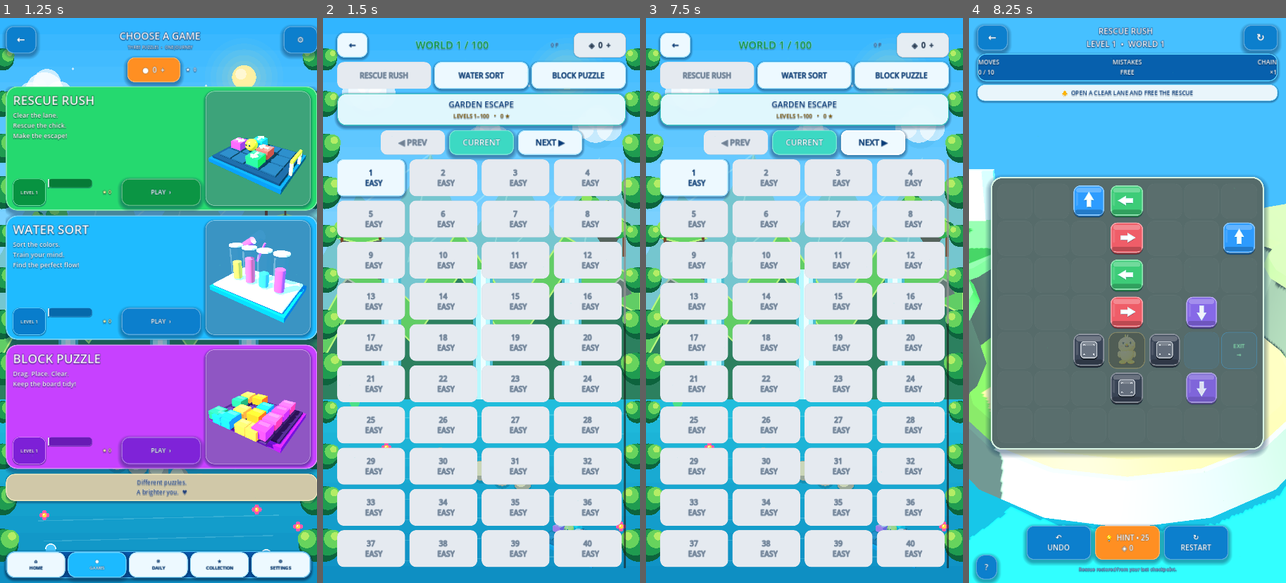
Above: before the commit, frames 1-4 (left to right).
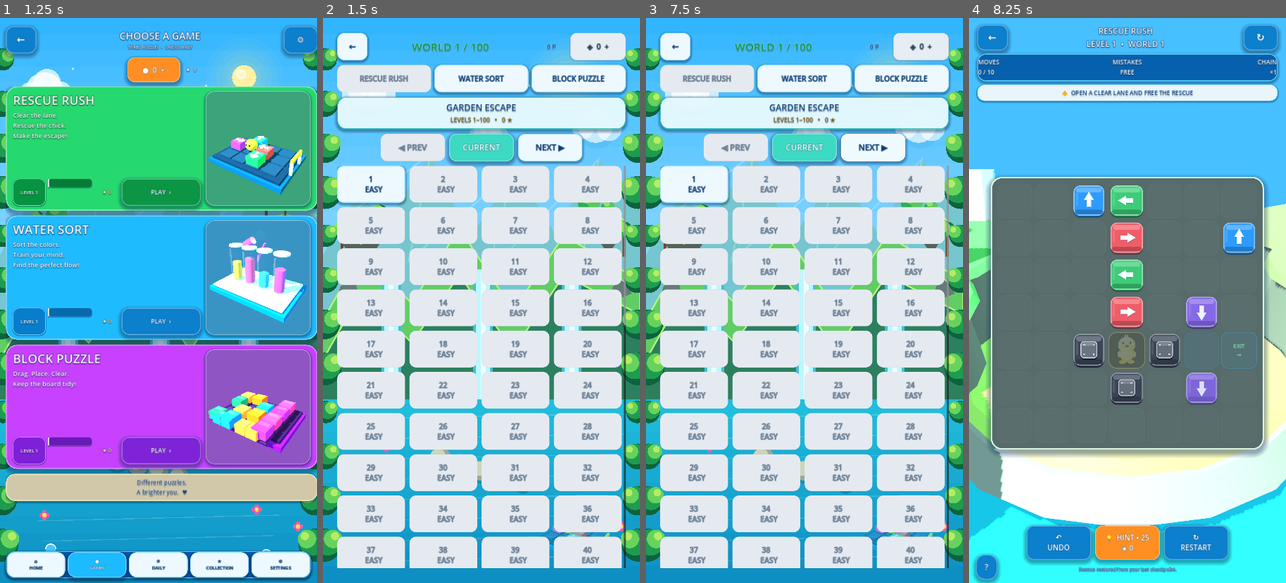
Above: after the commit, the same moments.

Repository: eghosa001/unjam
Game: Godot game, scene res://scenes/Main.tscn
Same seed, same stepped clock (60 frames per second), same inputs: the game is played once before the commit and once after it.
Inputs:
- Up to frame 1 (1.25 s): click "▶ PLAY" at 0.5 s
- Up to frame 2 (1.5 s): click "PLAY ›" at 1.25 s
- Up to frame 3 (7.5 s): click "1 EASY" at 2 s; click "↻ RESTART" at 2.75 s; click "↻ RESTART" at 3.5 s; click "↻ RESTART" at 4.25 s; click "GOT IT — PLAY" at 5 s; click "?" at 5.75 s; click "GOT IT — PLAY" at 6.5 s; click "←" at 7.25 s
- Up to frame 4 (8.25 s): click "1 EASY" at 8 s

Frame 1 is identical in both runs. In frame 2, 27% of the frame differs, in the area x 3-97%, y 2-98%; in frame 3, 27%; in frame 4, nothing differs.

Commit message:
Increase secondary screen typography and controls

Diff:
--- a/scripts/ui/premium_surface_manager_static.gd
+++ b/scripts/ui/premium_surface_manager_static.gd
@@ -33,8 +33,8 @@
 		return
 	if node is Button and not _is_gameplay_widget(node):
 		var button := node as Button
-		button.custom_minimum_size.y = maxf(button.custom_minimum_size.y, 82.0)
-		button.add_theme_font_size_override("font_size", maxi(21, button.get_theme_font_size("font_size")))
+		button.custom_minimum_size.y = maxf(button.custom_minimum_size.y, 94.0)
+		button.add_theme_font_size_override("font_size", maxi(25, button.get_theme_font_size("font_size")))
 		var role := _role_for_surface_button(button, surface)
 		var button_accent := _button_accent(role, accent)
 		Unjam3DTheme.gloss_button(button, button_accent, role in ["primary", "reward", "success"], 24 if not _looks_like_level_button(button, surface) else 20, dark)
@@ -52,7 +52,7 @@
 		elif base_font_size > 0:
 			label.set_meta("unjam_surface_base_font_size", base_font_size)
 		if base_font_size > 0:
-			label.add_theme_font_size_override("font_size", base_font_size + (4 if base_font_size >= 28 else 2))
+			label.add_theme_font_size_override("font_size", base_font_size + (6 if base_font_size >= 28 else 4))
 		var font_size := base_font_size
 		var text := label.text.strip_edges().to_upper()
 		var color := Unjam3DTheme.text_primary(dark)
@@ -108,8 +108,8 @@
 		wallet = Button.new()
 		wallet.name = "SecondaryCoinShopButton"
 		var viewport_width := get_viewport().get_visible_rect().size.x
-		wallet.custom_minimum_size = Vector2(142 if viewport_width < 600.0 else 178, 70)
-		wallet.add_theme_font_size_override("font_size", 16 if viewport_width < 600.0 else 19)
+		wallet.custom_minimum_size = Vector2(164 if viewport_width < 600.0 else 190, 84)
+		wallet.add_theme_font_size_override("font_size", 20 if viewport_width < 600.0 else 23)
 		wallet.tooltip_text = "Coins • Open Shop"
 		Unjam3DTheme.gloss_button(wallet, Unjam3DTheme.ORANGE, true, 23, dark)
 		wallet.pressed.connect(_open_shop)
